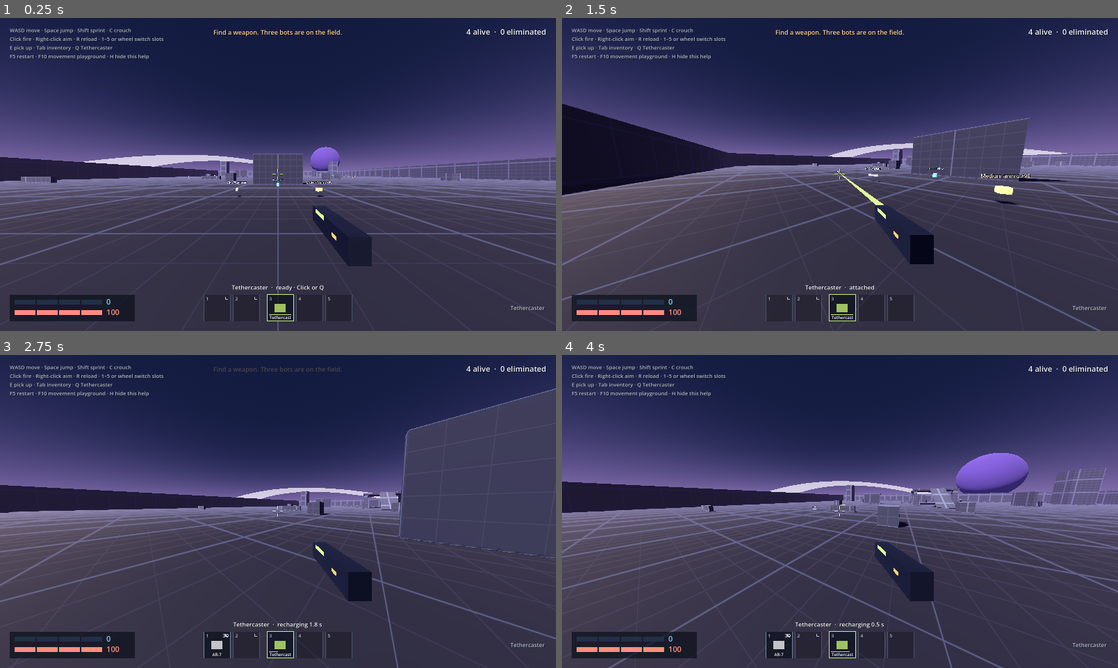
Above: before the commit, frames 1-4 (two rows, left to right).
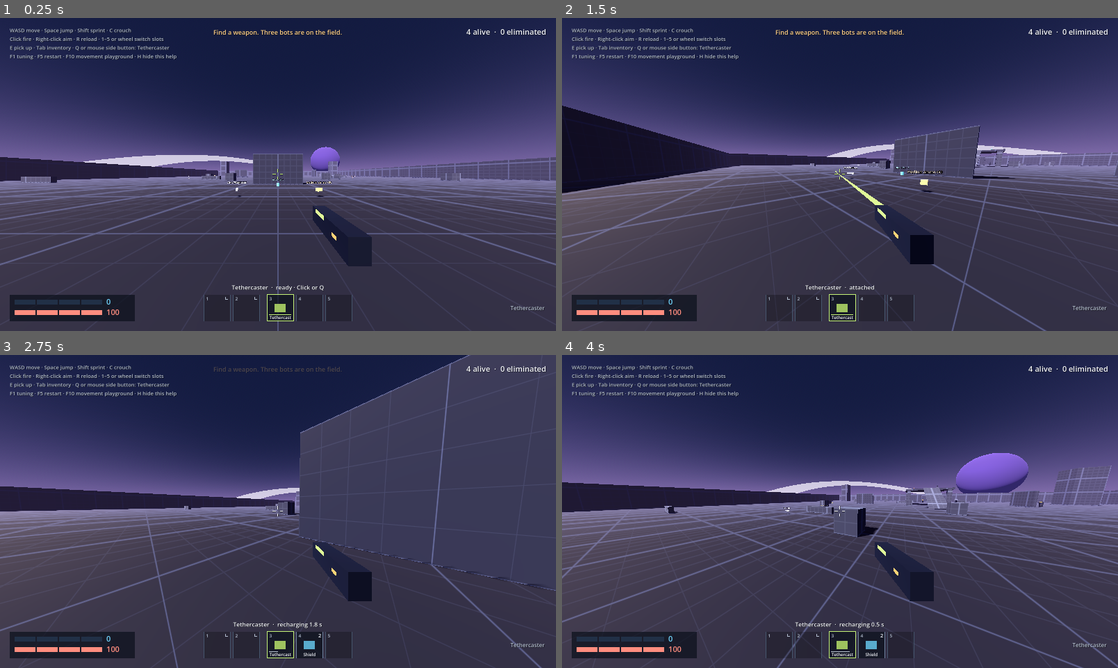
Above: after the commit, the same moments.

Repository: EOSHunter/orbit-battle-royale
Game: Godot game, scene res://scenes/arena.tscn
The game is run twice, just before and just after one commit, with the same random seed, the same clock (stepped at 60 frames per second) and the same inputs.
Inputs (mouse positions are in pixels of both pictures, inside the frame that each line leads up to):
- Up to frame 1 (0.25 s): no input
- Up to frame 2 (1.5 s): tap Enter at 0.5 s; move the mouse to (962, 158) at 0.52 s; hold D (move_right) 0.53-1.28 s; hold C (crouch) 0.53-1.28 s; tap Space (jump) at 0.77, 1.07 s; click (962, 158) at 0.8 s; move the mouse to (812, 174) at 1.27 s; hold W (move_forward) from 1.28 s (still down); click (812, 174) at 1.35 s
- Up to frame 3 (2.75 s): keep holding W (move_forward); tap Space (jump) at 1.52, 1.82 s; tap Q (grapple) at 1.55, 2.1 s; move the mouse to (289, 505) at 2.02 s; hold Shift (sprint) from 2.03 s (still down); click (289, 505) at 2.17 s
- Up to frame 4 (4 s): keep holding W (move_forward); move the mouse to (834, 517) at 2.77 s; release Shift (sprint) at 2.78 s; tap Shift (sprint) at 2.85 s; click (834, 517) at 2.92 s; tap Space (jump) at 3.02, 3.32, 3.77, 3.8 s; tap F at 3.05, 3.6 s; move the mouse to (878, 514) at 3.52 s; click (878, 514) at 3.67 s

The runs differ from the first frame. In frame 1, 0.4% of the frame differs, in the area x 2-32%, y 8-14%; in frame 2, 6.5%; in frame 3, 13%, in the area x 0-100%, y 0-100%; in frame 4, 7.9%.

Commit message:
Restore air strafing and save movement tuning on the device
Air acceleration was 3.0, which made air control so weak that air strafing
stopped working; it is back to 40. The tuning panel is now an autoload
(F1 or Start) that works in both the arena and the playground. Changes
save on the device and load the next time you play. Grapple is also bound
to the mouse side buttons.

Co-Authored-By: Claude Opus 5.5 <noreply@anthropic.com>

Diff:
--- a/game/project.godot
+++ b/game/project.godot
@@ -15,6 +15,7 @@
 
 Controls="*res://scripts/controls.gd"
 Perf="*res://scripts/perf.gd"
+TuningPanel="*res://scripts/ui/tuning_panel.gd"
 
 [display]
 
--- a/game/scripts/arena.gd
+++ b/game/scripts/arena.gd
@@ -119,7 +119,7 @@
 func _unhandled_input(event: InputEvent) -> void:
 	var button := event as InputEventMouseButton
 	var playing := Input.mouse_mode == Input.MOUSE_MODE_CAPTURED or (_lock_refused and Input.mouse_mode == Input.MOUSE_MODE_HIDDEN)
-	if button and button.pressed and button.button_index == MOUSE_BUTTON_LEFT and not playing and not inventory_screen.is_open():
+	if button and button.pressed and button.button_index == MOUSE_BUTTON_LEFT and not playing and player.combat_input and not inventory_screen.is_open():
 		get_viewport().set_input_as_handled()
 		player.input_grace = 0.25
 		_recapture()
--- a/game/scripts/controls.gd
+++ b/game/scripts/controls.gd
@@ -28,7 +28,7 @@
 	_bind("slot_next", [_mouse(MOUSE_BUTTON_WHEEL_DOWN)], [_button(JOY_BUTTON_RIGHT_SHOULDER)])
 	_bind("slot_prev", [_mouse(MOUSE_BUTTON_WHEEL_UP)], [_button(JOY_BUTTON_LEFT_SHOULDER)])
 	# Quick-fire the Tethercaster from any slot, as long as it's carried.
-	_bind("grapple", [_key(KEY_Q)], [_button(JOY_BUTTON_RIGHT_STICK)])
+	_bind("grapple", [_key(KEY_Q), _mouse(MOUSE_BUTTON_XBUTTON1), _mouse(MOUSE_BUTTON_XBUTTON2)], [_button(JOY_BUTTON_RIGHT_STICK)])
 
 	# Session
 	_bind("respawn", [_key(KEY_F5)], [_button(JOY_BUTTON_DPAD_DOWN)])
--- a/game/scripts/hud.gd
+++ b/game/scripts/hud.gd
@@ -1,6 +1,6 @@
 extends CanvasLayer
 ## Playground HUD: crosshair with Tethercaster eligibility, speed and state,
-## landing readout, tether charge, controls help, and the live tuning panel.
+## landing readout, tether charge and controls help. Tuning lives in TuningPanel (F1).
 ## Colors come from the Orbit Royale design tokens.
 
 const ACCENT := Color("c5f277")
@@ -10,25 +10,6 @@
 const WARNING := Color("ffd18a")
 const SHIELD := Color("70d6ff")
 const SCRIM := Color(0.043, 0.063, 0.106, 0.72)
-
-## [property, label, min, max, step]
-const TUNABLES := [
-	["walk_speed", "Walk speed", 1.0, 15.0, 0.1],
-	["sprint_speed", "Sprint speed", 1.0, 20.0, 0.1],
-	["jump_velocity", "Jump velocity", 2.0, 15.0, 0.1],
-	["gravity", "Gravity", 5.0, 40.0, 0.5],
-	["air_speed", "Air control speed", 1.0, 15.0, 0.1],
-	["air_accel", "Air acceleration", 1.0, 100.0, 1.0],
-	["grapple_range", "Tether range", 10.0, 120.0, 1.0],
-	["reel_speed", "Reel speed", 0.0, 40.0, 0.5],
-	["reel_accel", "Reel pull", 0.0, 80.0, 1.0],
-	["swing_steer", "Swing steering", 0.0, 40.0, 0.5],
-	["grapple_max_speed", "Tether max speed", 10.0, 80.0, 1.0],
-	["release_boost", "Jump-release boost", 0.0, 15.0, 0.1],
-	["grapple_cooldown", "Tether recharge", 0.0, 15.0, 0.1],
-	["mouse_sensitivity", "Mouse sensitivity", 0.1, 3.0, 0.05],
-	["fov", "Field of view", 60.0, 120.0, 1.0],
-]
 
 var player: Player
 
@@ -42,7 +23,6 @@
 var _charge_label: Label
 var _help: Label
 var _capture_hint: Label
-var _tuning: PanelContainer
 var _landing_time := 0.0
 
 
@@ -91,7 +71,7 @@
 
 	var help_panel := _panel(root, Vector2(0, 1), Vector2i(Control.GROW_DIRECTION_END, Control.GROW_DIRECTION_BEGIN), Vector2(24, -24))
 	_help = _label(15, TEXT_2)
-	_help.text = "WASD move · Shift sprint · C crouch · Space jump\nClick / Q fire or release tether · Space while tethered: release with boost\nHold C while tethered: swing without reeling\n1–4 teleport · R respawn · F1 tuning · Esc free the mouse\nController: sticks, A jump, RT tether, B crouch, L3 sprint, Start tuning"
+	_help.text = "WASD move · Shift sprint · C crouch · Space jump\nClick, Q or a mouse side button: fire or release the tether · Space while tethered: release with boost\nHold C while tethered: swing without reeling\nF6–F9 teleport · F5 respawn · F1 tuning (saved) · F10 combat arena · Esc free the mouse\nController: sticks, A jump, RT or R3 tether, B crouch, L3 sprint, Start tuning"
 	help_panel.add_child(_help)
 
 	_capture_hint = _label(22, TEXT)
@@ -101,7 +81,6 @@
 	_capture_hint.horizontal_alignment = HORIZONTAL_ALIGNMENT_CENTER
 	root.add_child(_capture_hint)
 
-	_build_tuning(root)
 
 
 func _label(size: int, color: Color) -> Label:
@@ -142,63 +121,6 @@
 	return p
 
 
-func _build_tuning(root: Control) -> void:
-	_tuning = PanelContainer.new()
-	var sb := StyleBoxFlat.new()
-	sb.bg_color = Color("141d2d")
-	sb.border_color = Color("46566d")
-	sb.set_border_width_all(1)
-	sb.set_corner_radius_all(8)
-	sb.set_content_margin_all(16)
-	_tuning.add_theme_stylebox_override("panel", sb)
-	_tuning.visible = false
-	root.add_child(_tuning)
-	_pin(_tuning, Vector2(1, 0), Vector2i(Control.GROW_DIRECTION_BEGIN, Control.GROW_DIRECTION_END), Vector2(-24, 24))
-	_tuning.custom_minimum_size = Vector2(396, 0)
-	var box := VBoxContainer.new()
-	box.add_theme_constant_override("separation", 6)
-	_tuning.add_child(box)
-	var title := _label(20, TEXT)
-	title.text = "Tuning (live, not saved)"
-	box.add_child(title)
-	for t: Array in TUNABLES:
-		var row := HBoxContainer.new()
-		var name_l := _label(15, TEXT_2)
-		name_l.text = t[1]
-		name_l.custom_minimum_size = Vector2(170, 0)
-		var value_l := _label(15, TEXT)
-		value_l.custom_minimum_size = Vector2(56, 0)
-		value_l.horizontal_alignment = HORIZONTAL_ALIGNMENT_RIGHT
-		var slider := HSlider.new()
-		slider.min_value = t[2]
-		slider.max_value = t[3]
-		slider.step = t[4]
-		slider.custom_minimum_size = Vector2(150, 24)
-		slider.size_flags_vertical = Control.SIZE_SHRINK_CENTER
-		slider.set_meta("prop", t[0])
-		slider.value_changed.connect(func(v: float) -> void:
-			player.tuning.set(t[0], v)
-			value_l.text = str(snappedf(v, t[4])))
-		row.add_child(name_l)
-		row.add_child(slider)
-		row.add_child(value_l)
-		box.add_child(row)
-	var reset := Button.new()
-	reset.text = "Reset to defaults"
-	reset.pressed.connect(func() -> void:
-		var fresh := MoveTuning.new()
-		for t: Array in TUNABLES:
-			player.tuning.set(t[0], fresh.get(t[0]))
-		_sync_sliders())
-	box.add_child(reset)
-
-
-func _sync_sliders() -> void:
-	for slider: HSlider in _tuning.find_children("*", "HSlider", true, false):
-		slider.set_value_no_signal(player.tuning.get(slider.get_meta("prop")))
-		slider.value_changed.emit(slider.value)
-
-
 var _lock_refused := false
 var _notice_time := 0.0
 
@@ -218,17 +140,6 @@
 		_pin(_capture_hint, Vector2(0.5, 0.5), Vector2i(Control.GROW_DIRECTION_BOTH, Control.GROW_DIRECTION_END), Vector2(0, 80))
 
 
-func is_tuning_open() -> bool:
-	return _tuning.visible
-
-
-func toggle_tuning() -> void:
-	_tuning.visible = not _tuning.visible
-	if _tuning.visible:
-		_sync_sliders()
-		Input.mouse_mode = Input.MOUSE_MODE_VISIBLE
-
-
 func show_landing(drop: float) -> void:
 	_landing.text = "Landed from %.1f m · no fall damage" % drop
 	_landing_time = 3.0
@@ -244,7 +155,7 @@
 		_capture_hint.visible = _notice_time > 0.0
 		_capture_hint.modulate.a = clampf(_notice_time, 0.0, 1.0)
 	else:
-		_capture_hint.visible = not captured and not _tuning.visible
+		_capture_hint.visible = not captured and player.combat_input
 		_capture_hint.modulate.a = 1.0
 		if _lock_refused and _notice_time == 0.0:
 			_capture_hint.text = "Click to play"
--- a/game/scripts/move_tuning.gd
+++ b/game/scripts/move_tuning.gd
@@ -17,7 +17,7 @@
 @export_range(5.0, 40.0, 0.5, "suffix:m/s²") var gravity := 23.5
 @export_range(2.0, 15.0, 0.1, "suffix:m/s") var jump_velocity := 7.9
 @export_range(1.0, 15.0, 0.1, "suffix:m/s") var air_speed := 8.3
-@export_range(1.0, 100.0, 1.0, "suffix:m/s²") var air_accel := 3.0
+@export_range(1.0, 100.0, 1.0, "suffix:m/s²") var air_accel := 40.0
 @export_range(0.0, 0.4, 0.01, "suffix:s") var coyote_time := 0.12
 @export_range(0.0, 0.4, 0.01, "suffix:s") var jump_buffer := 0.12
 
@@ -35,3 +35,30 @@
 @export_range(0.1, 3.0, 0.05) var mouse_sensitivity := 1.0
 @export_range(0.5, 8.0, 0.1, "suffix:rad/s") var stick_sensitivity := 3.2
 @export_range(60.0, 120.0, 1.0, "suffix:°") var fov := 110.0
+
+
+# ---------------------------------------------------------------- saved values
+
+const SAVE_PATH := "user://move_tuning.tres"
+
+
+## The values saved on this device by the tuning panel, or the defaults.
+static func load_saved() -> MoveTuning:
+	if FileAccess.file_exists(SAVE_PATH):
+		var saved := ResourceLoader.load(SAVE_PATH, "", ResourceLoader.CACHE_MODE_IGNORE) as MoveTuning
+		if saved:
+			return saved
+	return MoveTuning.new()
+
+
+static func has_saved() -> bool:
+	return FileAccess.file_exists(SAVE_PATH)
+
+
+static func clear_saved() -> void:
+	if FileAccess.file_exists(SAVE_PATH):
+		DirAccess.remove_absolute(SAVE_PATH)
+
+
+func save_to_device() -> bool:
+	return ResourceSaver.save(self, SAVE_PATH) == OK
--- a/game/scripts/player.gd
+++ b/game/scripts/player.gd
@@ -23,6 +23,8 @@
 const EDGE_TURN_SPEED := Vector2(2.6, 1.3)  # rad/s at the very edge
 
 @export var tuning: MoveTuning
+## Load the values saved by the tuning panel. Tests turn this off to use defaults.
+static var use_saved_tuning := true
 ## Items given on spawn: "id" or "id:qty"; ammunition as "ammo:type:amount".
 @export var start_loadout := PackedStringArray(["tethercaster"])
 
@@ -62,8 +64,9 @@
 
 
 func _ready() -> void:
+	add_to_group("player")
 	if tuning == null:
-		tuning = MoveTuning.new()
+		tuning = MoveTuning.load_saved() if use_saved_tuning else MoveTuning.new()
 	tether.tuning = tuning
 	camera.fov = tuning.fov
 	_peak_y = global_position.y
--- a/game/scripts/playground.gd
+++ b/game/scripts/playground.gd
@@ -25,7 +25,7 @@
 func _unhandled_input(event: InputEvent) -> void:
 	var button := event as InputEventMouseButton
 	var playing := Input.mouse_mode == Input.MOUSE_MODE_CAPTURED or (_lock_refused and Input.mouse_mode == Input.MOUSE_MODE_HIDDEN)
-	if button and button.pressed and button.button_index == MOUSE_BUTTON_LEFT and not playing and not hud.is_tuning_open():
+	if button and button.pressed and button.button_index == MOUSE_BUTTON_LEFT and not playing and player.combat_input:
 		get_viewport().set_input_as_handled()
 		player.input_grace = 0.25
 		if _lock_refused:
@@ -36,8 +36,6 @@
 	elif event.is_action_pressed("ui_cancel"):
 		Input.mouse_mode = Input.MOUSE_MODE_VISIBLE
 		player.free_look = false
-	elif event.is_action_pressed("toggle_tuning"):
-		hud.toggle_tuning()
 		player.free_look = false
 
 
--- a/game/scripts/ui/combat_hud.gd
+++ b/game/scripts/ui/combat_hud.gd
@@ -111,8 +111,8 @@
 	_help = _label(15, TEXT_2)
 	_help.text = "WASD move · Space jump · Shift sprint · C crouch
 Click fire · Right-click aim · R reload · 1–5 or wheel switch slots
-E pick up · Tab inventory · Q Tethercaster
-F5 restart · F10 movement playground · H hide this help"
+E pick up · Tab inventory · Q or mouse side button: Tethercaster
+F1 tuning · F5 restart · F10 movement playground · H hide this help"
 	_pin(_help, Vector2(0, 0), Vector2i(Control.GROW_DIRECTION_END, Control.GROW_DIRECTION_END), Vector2(28, 24))
 
 	_center = _label(44, TEXT)
--- /dev/null
+++ b/game/scripts/ui/tuning_panel.gd
@@ -0,0 +1,156 @@
+extends CanvasLayer
+## Movement and Tethercaster tuning (autoload "TuningPanel"), available in every
+## scene with F1. Changes apply live to the player and are saved on this device
+## (user://move_tuning.tres; browser storage on the web), so the values you set
+## are the ones you play with next time.
+
+const TEXT := Color("f3f5fa")
+const TEXT_2 := Color("b4bfd0")
+const SAVE_DELAY := 0.5
+
+## [property, label, min, max, step]
+const TUNABLES := [
+	["walk_speed", "Walk speed", 1.0, 15.0, 0.1],
+	["sprint_speed", "Sprint speed", 1.0, 20.0, 0.1],
+	["jump_velocity", "Jump velocity", 2.0, 15.0, 0.1],
+	["gravity", "Gravity", 5.0, 40.0, 0.5],
+	["air_speed", "Air control speed", 1.0, 15.0, 0.1],
+	["air_accel", "Air acceleration", 1.0, 100.0, 1.0],
+	["grapple_range", "Tether range", 10.0, 120.0, 1.0],
+	["reel_speed", "Reel speed", 0.0, 40.0, 0.5],
+	["reel_accel", "Reel pull", 0.0, 80.0, 1.0],
+	["swing_steer", "Swing steering", 0.0, 40.0, 0.5],
+	["grapple_max_speed", "Tether max speed", 10.0, 80.0, 1.0],
+	["release_boost", "Jump-release boost", 0.0, 15.0, 0.1],
+	["grapple_cooldown", "Tether recharge", 0.0, 15.0, 0.1],
+	["mouse_sensitivity", "Mouse sensitivity", 0.1, 3.0, 0.05],
+	["fov", "Field of view", 60.0, 120.0, 1.0],
+]
+
+var _panel: PanelContainer
+var _status: Label
+var _save_in := -1.0
+
+
+func _ready() -> void:
+	layer = 50
+	process_mode = Node.PROCESS_MODE_ALWAYS
+	_panel = PanelContainer.new()
+	var sb := StyleBoxFlat.new()
+	sb.bg_color = Color("141d2d")
+	sb.border_color = Color("46566d")
+	sb.set_border_width_all(1)
+	sb.set_corner_radius_all(8)
+	sb.set_content_margin_all(16)
+	_panel.add_theme_stylebox_override("panel", sb)
+	_panel.visible = false
+	_panel.anchor_left = 1.0
+	_panel.anchor_right = 1.0
+	_panel.grow_horizontal = Control.GROW_DIRECTION_BEGIN
+	_panel.offset_left = -24
+	_panel.offset_right = -24
+	_panel.offset_top = 24
+	_panel.custom_minimum_size = Vector2(420, 0)
+	add_child(_panel)
+	var box := VBoxContainer.new()
+	box.add_theme_constant_override("separation", 6)
+	_panel.add_child(box)
+	box.add_child(_label("Tuning · F1 closes", 20, TEXT))
+	for t: Array in TUNABLES:
+		var row := HBoxContainer.new()
+		var name_l := _label(t[1], 15, TEXT_2)
+		name_l.custom_minimum_size = Vector2(170, 0)
+		var value_l := _label("", 15, TEXT)
+		value_l.custom_minimum_size = Vector2(56, 0)
+		value_l.horizontal_alignment = HORIZONTAL_ALIGNMENT_RIGHT
+		var slider := HSlider.new()
+		slider.min_value = t[2]
+		slider.max_value = t[3]
+		slider.step = t[4]
+		slider.custom_minimum_size = Vector2(160, 24)
+		slider.size_flags_vertical = Control.SIZE_SHRINK_CENTER
+		slider.set_meta("prop", t[0])
+		slider.value_changed.connect(func(v: float) -> void:
+			var p := _player()
+			if p:
+				p.tuning.set(t[0], v)
+			value_l.text = str(snappedf(v, t[4]))
+			_save_in = SAVE_DELAY)
+		row.add_child(name_l)
+		row.add_child(slider)
+		row.add_child(value_l)
+		box.add_child(row)
+	var reset := Button.new()
+	reset.text = "Reset to defaults"
+	reset.pressed.connect(_reset)
+	box.add_child(reset)
+	_status = _label("", 14, TEXT_2)
+	box.add_child(_status)
+
+
+func _label(text: String, size: int, color: Color) -> Label:
+	var l := Label.new()
+	l.text = text
+	l.add_theme_font_size_override("font_size", size)
+	l.add_theme_color_override("font_color", color)
+	return l
+
+
+func _player() -> Player:
+	return get_tree().get_first_node_in_group("player") as Player
+
+
+func is_open() -> bool:
+	return _panel.visible
+
+
+func _input(event: InputEvent) -> void:
+	if event.is_action_pressed("toggle_tuning"):
+		toggle()
+		get_viewport().set_input_as_handled()
+	elif _panel.visible and event.is_action_pressed("ui_cancel"):
+		toggle()
+		get_viewport().set_input_as_handled()
+
+
+func toggle() -> void:
+	var p := _player()
+	if p == null:
+		return
+	_panel.visible = not _panel.visible
+	p.combat_input = not _panel.visible
+	if _panel.visible:
+		_sync(p)
+		Input.mouse_mode = Input.MOUSE_MODE_VISIBLE
+		_status.text = "Saved on this device" if MoveTuning.has_saved() else "Using defaults"
+	else:
+		p.input_grace = 0.2
+
+
+func _sync(p: Player) -> void:
+	for slider: HSlider in _panel.find_children("*", "HSlider", true, false):
+		slider.set_value_no_signal(p.tuning.get(slider.get_meta("prop")))
+		slider.value_changed.emit(slider.value)
+	_save_in = -1.0
+
+
+func _reset() -> void:
+	var p := _player()
+	if p == null:
+		return
+	var fresh := MoveTuning.new()
+	for t: Array in TUNABLES:
+		p.tuning.set(t[0], fresh.get(t[0]))
+	_sync(p)
+	MoveTuning.clear_saved()
+	_status.text = "Defaults restored"
+
+
+func _process(delta: float) -> void:
+	if _save_in < 0.0:
+		return
+	_save_in -= delta
+	if _save_in < 0.0:
+		var p := _player()
+		if p:
+			_status.text = "Saved on this device" if p.tuning.save_to_device() else "Couldn't save on this device"
--- a/game/tests/combat_test.gd
+++ b/game/tests/combat_test.gd
@@ -10,6 +10,7 @@
 
 
 func _initialize() -> void:
+	Player.use_saved_tuning = false
 	scene = load("res://scenes/arena.tscn").instantiate()
 	root.add_child(scene)
 	player = scene.get_node("Player")
--- a/game/tests/movement_test.gd
+++ b/game/tests/movement_test.gd
@@ -10,6 +10,7 @@
 
 
 func _initialize() -> void:
+	Player.use_saved_tuning = false
 	scene = load("res://scenes/playground.tscn").instantiate()
 	root.add_child(scene)
 	player = scene.get_node("Player")
Not shown, added: game/scripts/ui/tuning_panel.gd.uid
